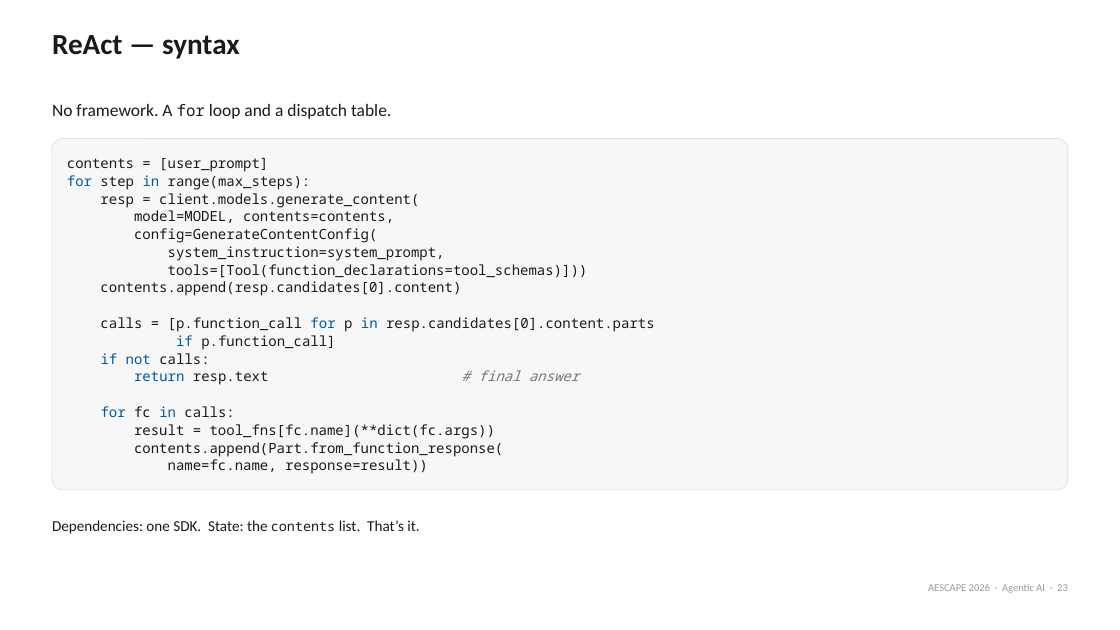
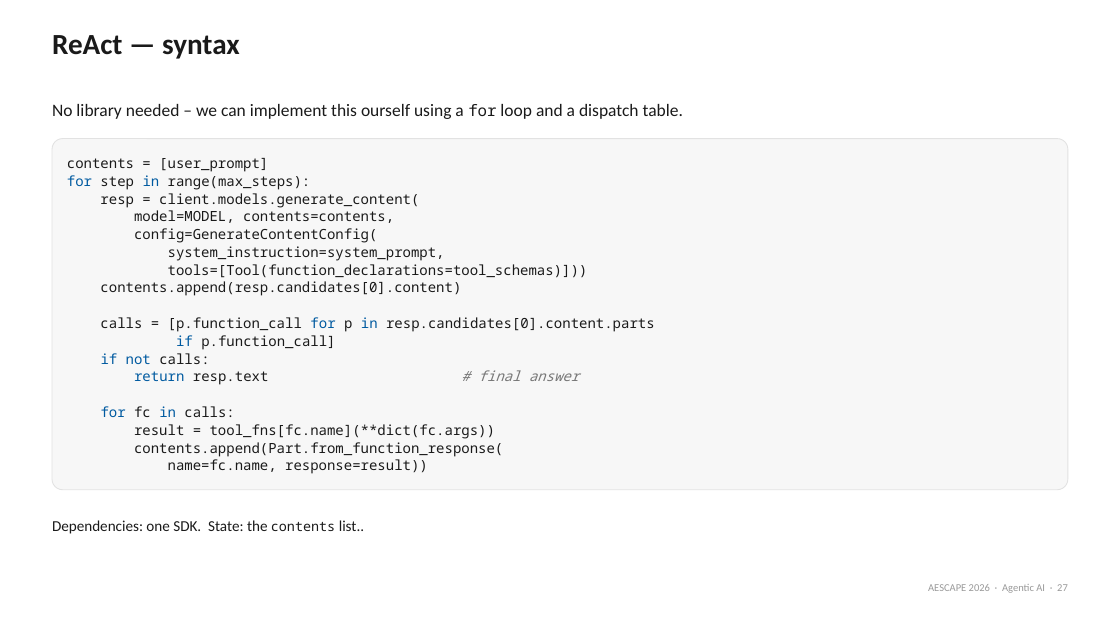
Before and after one commit to natrask/AESCAPE, a slide deck: slide 27 of slides/agentic_ai_intro.pptx (slide 23 before the commit). Drawn at 1120x630 pixels with LibreOffice and Linux fonts; fonts in the diff are those of the drawing. Boxes give left, top, right and bottom in pixels: in the first picture for what was removed or moved away, otherwise in the second. Text is boxed around its words. In the diff, an @@ line names an element or a change of style, - is before the commit and + after.

```diff
--- a/slides/agentic_ai_intro.pptx
+++ b/slides/agentic_ai_intro.pptx
@@ text at bbox=[52, 104, 683, 119]: text changed @@
-No framework. A for loop and a dispatch table.
+No library needed – we can implement this ourself using a for loop and a dispatch table.
@@ text at bbox=[52, 520, 364, 534]: text changed @@
-Dependencies: one SDK. State: the contents list. That’s it.
+Dependencies: one SDK. State: the contents list..
```
Also in this commit, not shown: 23 other slides changed, 10 slides added, 17 slides removed, 1 other file.
